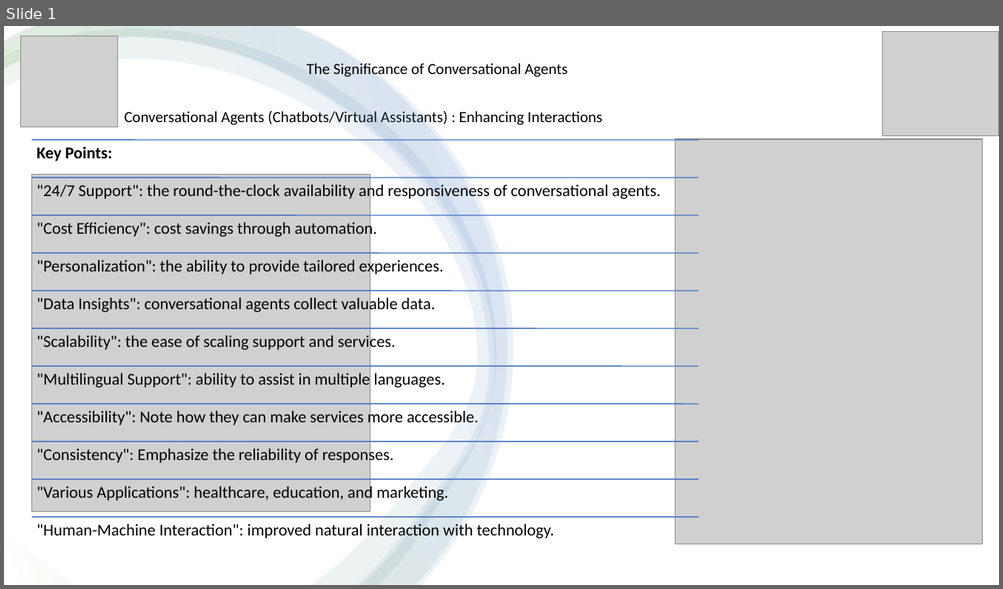
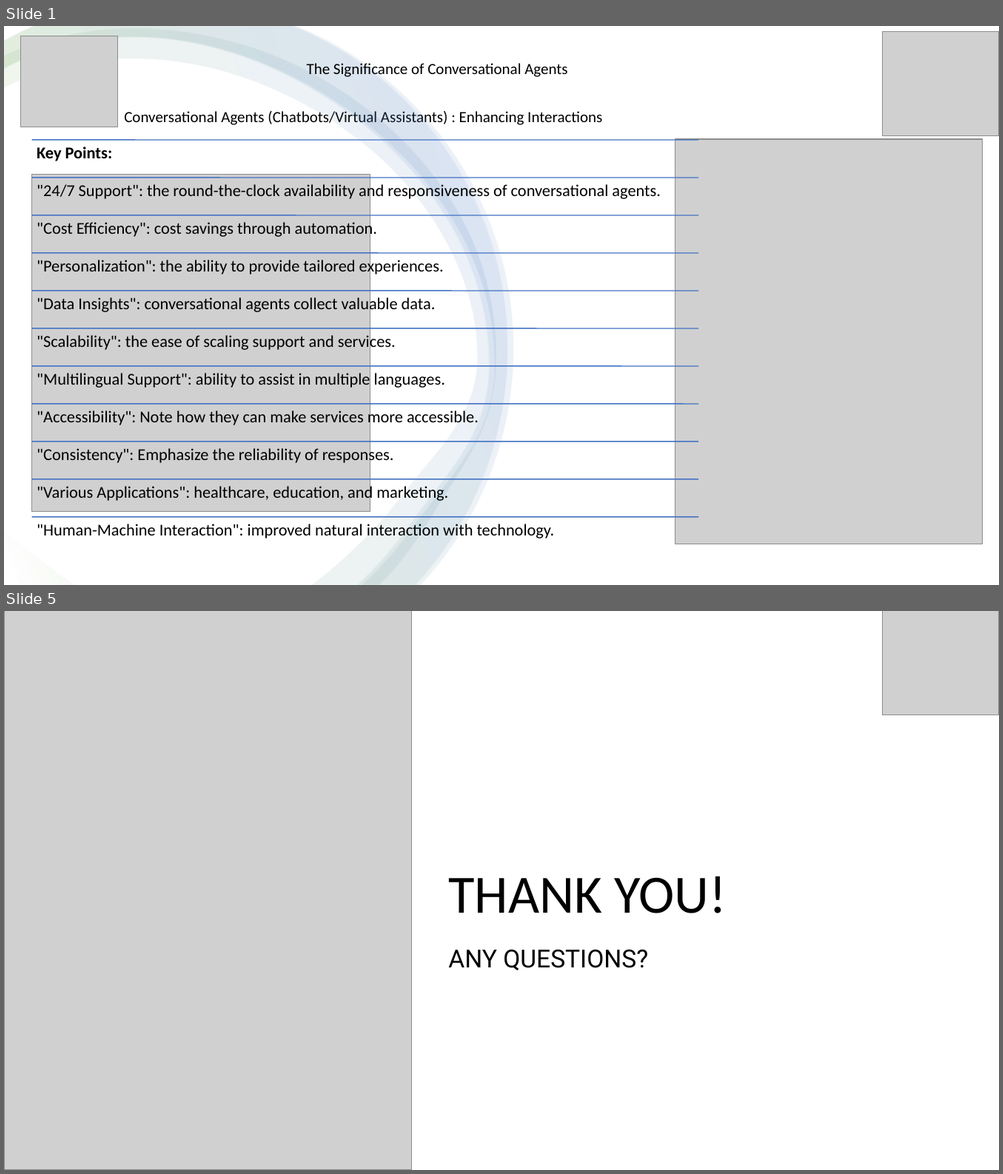
Before and after one commit to dlakhote/WiDs_Wokshop, a slide deck: Presentation.pptx. Shown one above the other, each under a label of ours: slide 1 before the commit, slides 1 and 5 after it; the slides between them are not shown. The pictures are 1003x589 and 1003x1174 pixels, drawn with LibreOffice and Linux fonts; fonts in the diff are those of the drawing; grey boxes stand for pictures. Boxes give left, top, right and bottom in pixels: in the first picture for what was removed or moved away, otherwise in the second. Text is boxed around its words. In the diff, an @@ line names an element or a change of style, - is before the commit and + after.

```diff
--- a/Presentation.pptx
+++ b/Presentation.pptx
@@ slide 5 added at (x1=4, y1=611, x2=999, y2=1170), background #FFFFFF @@
@@ picture added at (x1=4, y1=611, x2=412, y2=1170) @@
@@ picture added at (x1=882, y1=611, x2=999, y2=715) @@
@@ title added at (x1=448, y1=877, x2=726, y2=914), 52 pt, text #000000 @@
+THANK YOU!
@@ subtitle added at (x1=448, y1=949, x2=648, y2=971), 24 pt, text #000000 @@
+ANY QUESTIONS?
```
Also in this commit, not shown: 1 slide changed, 2 other slides added.
